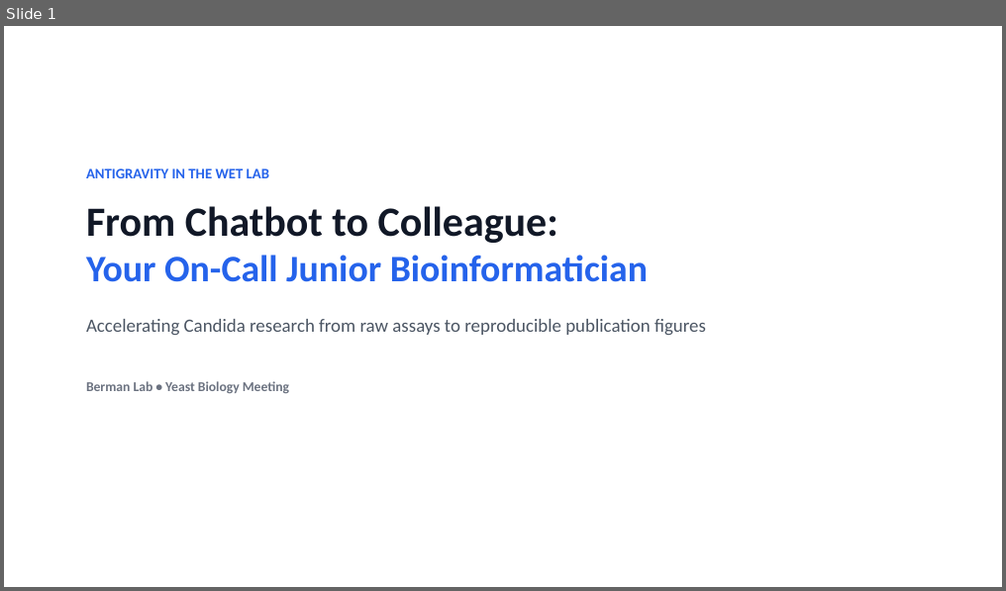
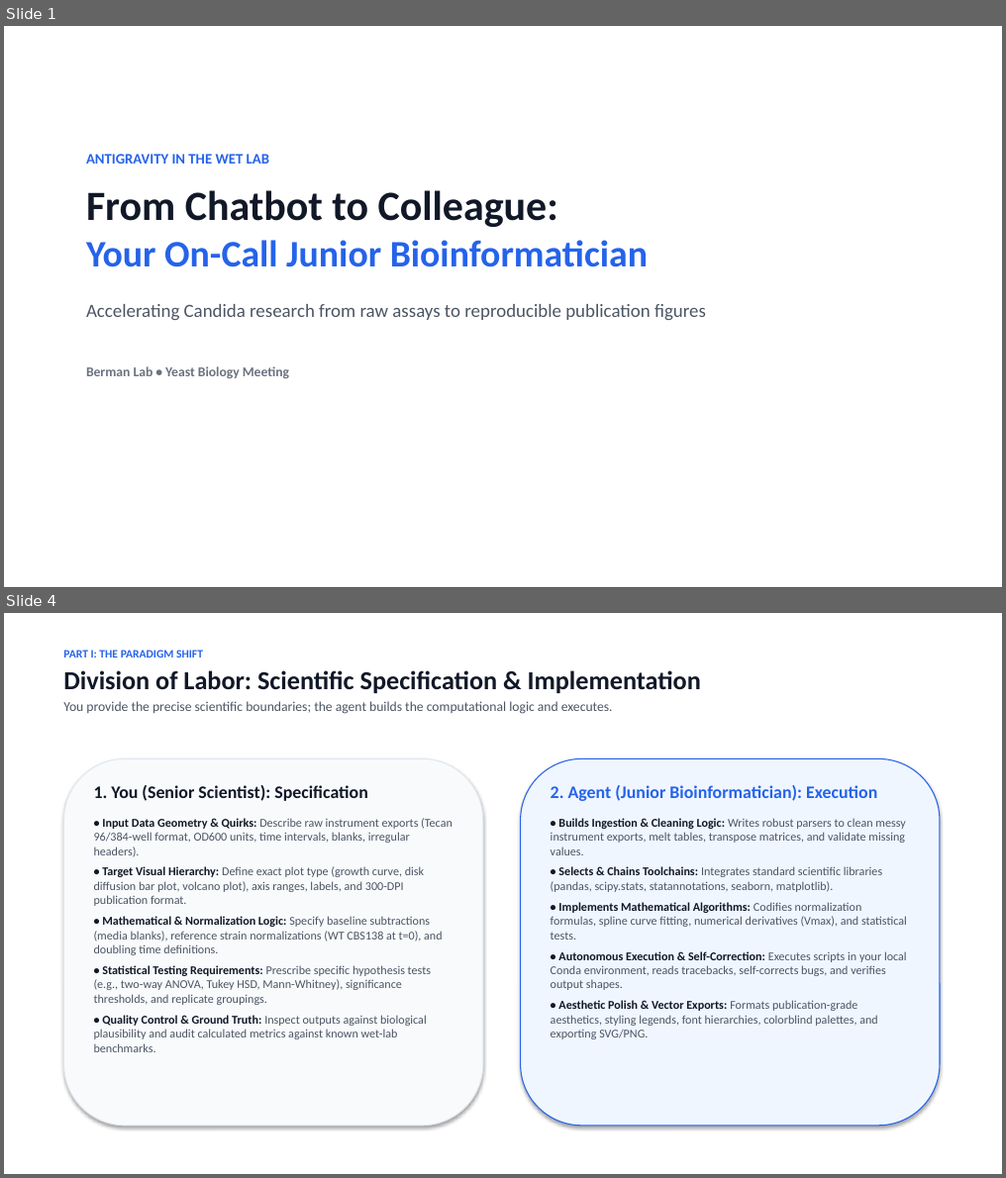
Before and after one commit to berman-lab/antigravity-intoduction-presentation, a slide deck: antigravity_lab_presentation.pptx. Shown one above the other, each under a label of ours: slide 1 before the commit, slides 1 and 4 after it; the slides between them are not shown. The pictures are 1006x591 and 1006x1178 pixels, drawn with LibreOffice and Linux fonts; fonts in the diff are those of the drawing. Boxes give left, top, right and bottom in pixels: in the first picture for what was removed or moved away, otherwise in the second. Text is boxed around its words. In the diff, an @@ line names an element or a change of style, - is before the commit and + after.

```diff
--- a/antigravity_lab_presentation.pptx
+++ b/antigravity_lab_presentation.pptx
@@ slide 4 added at (4, 613, 1002, 1174), background #FFFFFF @@
@@ text added at (63, 650, 701, 714), 13 pt, text #4B5563 @@
+PART I: THE PARADIGM SHIFT
+Division of Labor: Scientific Specification & Implementation
+You provide the precise scientific boundaries; the agent builds the computational logic and executes.
@@ rounded rectangle added at (63, 759, 483, 1126), fill #F8FAFC, outline #E2E8F0 1 pt @@
@@ rounded rectangle added at (521, 759, 940, 1126), fill #EFF6FF, outline #2563EB 1 pt @@
@@ text added at (94, 785, 452, 1053), 11.5 pt, text #4B5563 @@
+1. You (Senior Scientist): Specification
+• Input Data Geometry & Quirks: Describe raw instrument exports (Tecan 96/384-well format, OD600 units, time intervals, blanks, irregular headers).
+• Target Visual Hierarchy: Define exact plot type (growth curve, disk diffusion bar plot, volcano plot), axis ranges, labels, and 300-DPI publication format.
+• Mathematical & Normalization Logic: Specify baseline subtractions (media blanks), reference strain normalizations (WT CBS138 at t=0), and doubling time definitions.
+• Statistical Testing Requirements: Prescribe specific hypothesis tests (e.g., two-way ANOVA, Tukey HSD, Mann-Whitney), significance thresholds, and replicate groupings.
+• Quality Control & Ground Truth: Inspect outputs against biological plausibility and audit calculated metrics against known wet-lab benchmarks.
@@ text added at (550, 785, 907, 1040), 11.5 pt, text #4B5563 @@
+2. Agent (Junior Bioinformatician): Execution
+• Builds Ingestion & Cleaning Logic: Writes robust parsers to clean messy instrument exports, melt tables, transpose matrices, and validate missing values.
+• Selects & Chains Toolchains: Integrates standard scientific libraries (pandas, scipy.stats, statannotations, seaborn, matplotlib).
+• Implements Mathematical Algorithms: Codifies normalization formulas, spline curve fitting, numerical derivatives (Vmax), and statistical tests.
+• Autonomous Execution & Self-Correction: Executes scripts in your local Conda environment, reads tracebacks, self-corrects bugs, and verifies output shapes.
+• Aesthetic Polish & Vector Exports: Formats publication-grade aesthetics, styling legends, font hierarchies, colorblind palettes, and exporting SVG/PNG.
@@ slide 1 changed as well @@
@@ text "ANTIGRAVITY IN THE WET LAB": place and size @@
-text "ANTIGRAVITY IN THE WET LAB" at (86, 169, 706, 394)
+text "ANTIGRAVITY IN THE WET LAB" at (86, 154, 706, 379)
```
Also in this commit, not shown: 10 other slides changed, 16 other slides added, 7 slides removed, 1 other file.
